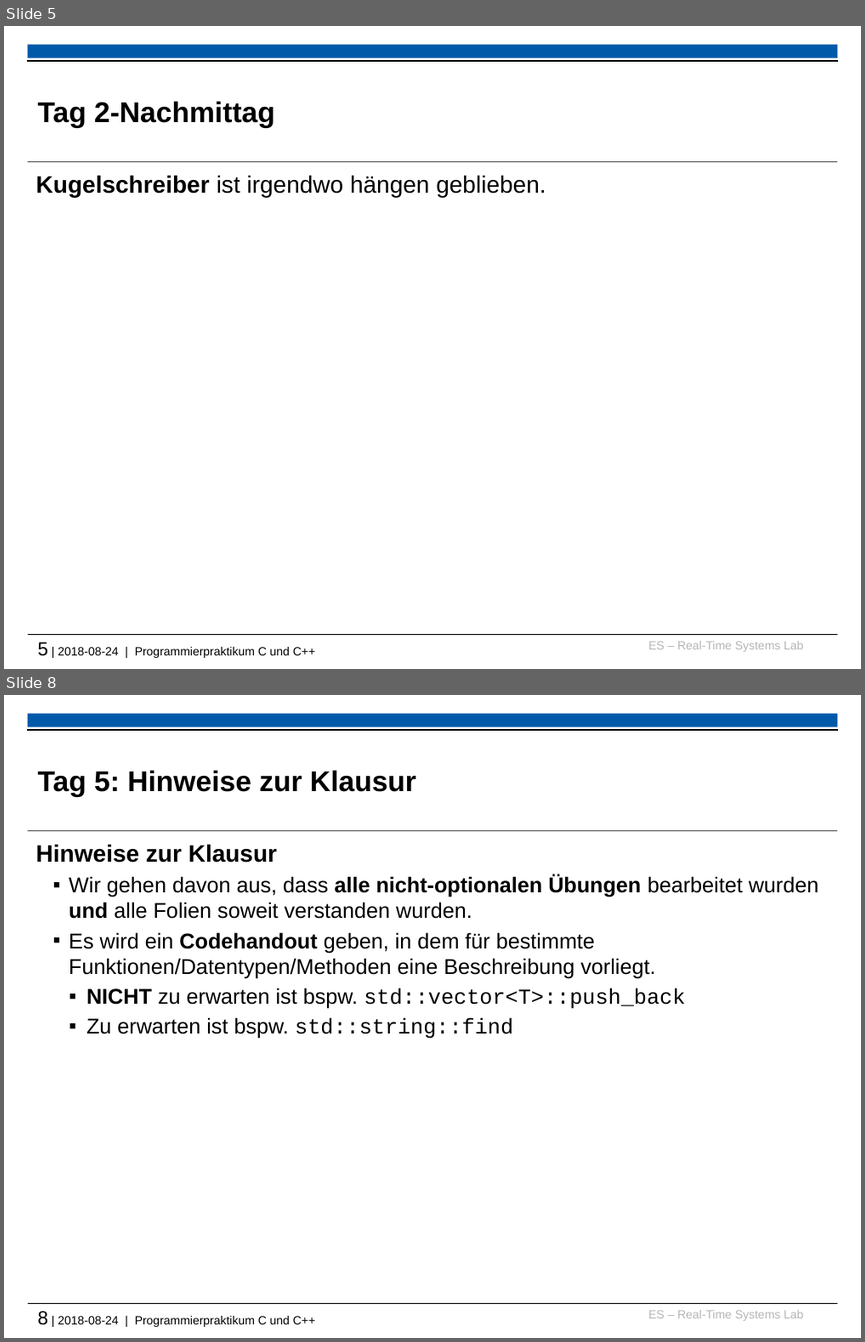
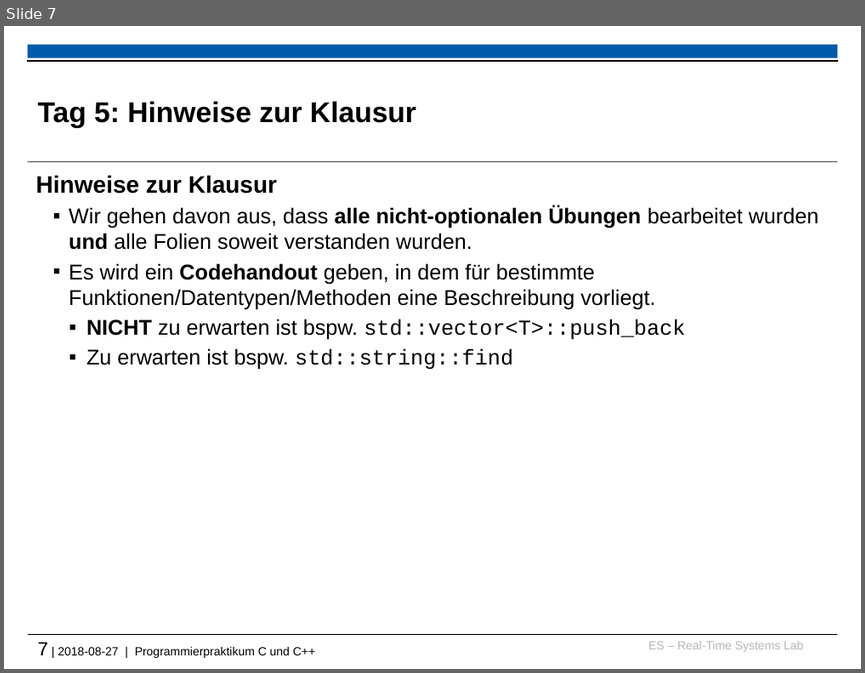
Before and after one commit to Gafielt/tud-cppp, a slide deck: 2018/recap_and_warmup_slides.pptx. Shown one above the other, each under a label of ours: slides 5 and 8 before the commit, slide 7 after it; the slides between them are not shown. The pictures are 865x1342 and 865x673 pixels, drawn with LibreOffice and Linux fonts; fonts in the diff are those of the drawing; background and template pictures are left out. Boxes give left, top, right and bottom in pixels: in the first picture for what was removed or moved away, otherwise in the second. Text is boxed around its words. In the diff, an @@ line names an element or a change of style, - is before the commit and + after.

```diff
--- a/2018/recap_and_warmup_slides.pptx
+++ b/2018/recap_and_warmup_slides.pptx
@@ slide 5 removed at (4, 26, 861, 669), background #FFFFFF; not listed: 6 template elements that a slide beside it also shows @@
@@ title removed at (38, 101, 275, 128) @@
-Tag 2-Nachmittag
@@ text removed at (36, 175, 545, 197) @@
-Kugelschreiber ist irgendwo hängen geblieben.
@@ what was slide 8 is now slide 7 @@
@@ text at (38, 641, 315, 658): text changed @@
-8 | 2018-08-24 | Programmierpraktikum C und C++
+7 | 2018-08-27 | Programmierpraktikum C und C++
```
Also in this commit, not shown: 3 slides changed.
